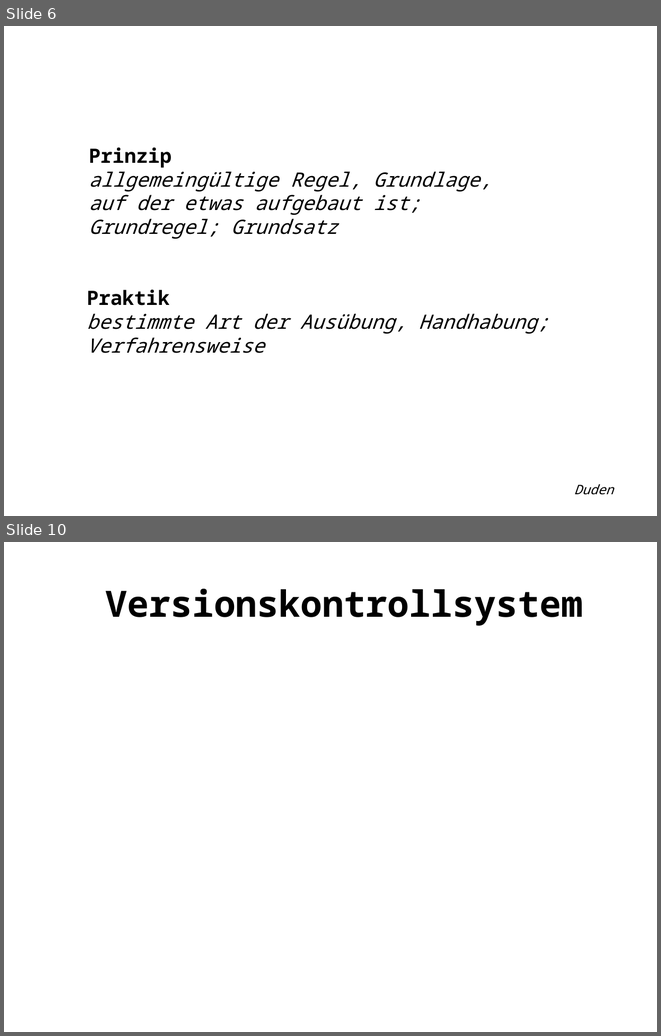
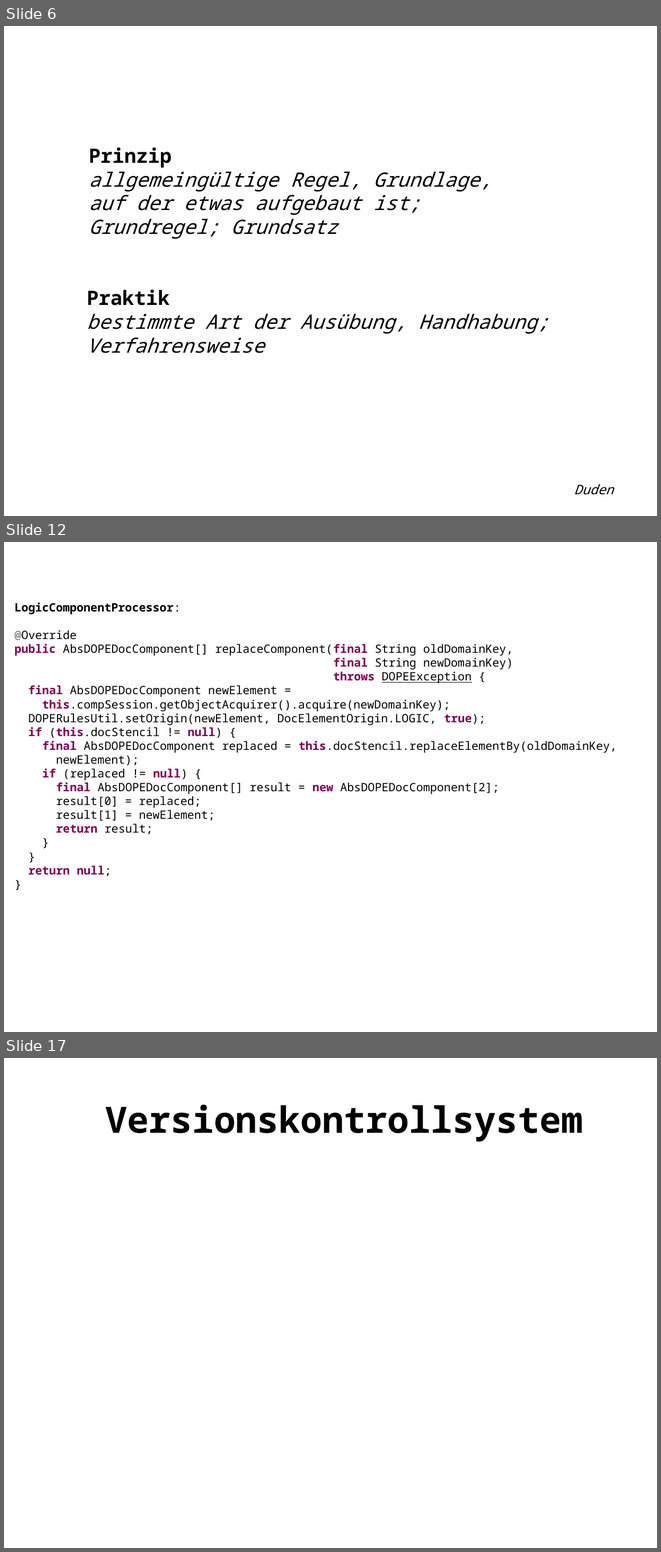
Before and after one commit to Weltraumschaf/Slides, a slide deck: CleanCodeDeveloper/RoterDan1/CCD_Roter_Dan_1.odp. Shown one above the other, each under a label of ours: slides 6 and 10 before the commit, slides 6, 12 and 17 after it; the slides between them are not shown. The pictures are 661x1036 and 661x1552 pixels, drawn with LibreOffice and Linux fonts; fonts in the diff are those of the drawing. Boxes give left, top, right and bottom in pixels: in the first picture for what was removed or moved away, otherwise in the second. Text is boxed around its words. In the diff, an @@ line names an element or a change of style, - is before the commit and + after.

```diff
--- a/CleanCodeDeveloper/RoterDan1/CCD_Roter_Dan_1.odp
+++ b/CleanCodeDeveloper/RoterDan1/CCD_Roter_Dan_1.odp
@@ slide 12 added at bbox=[4, 542, 657, 1032], background #FFFFFF @@
@@ text added at bbox=[15, 602, 617, 876], 14 pt, text #000000 @@
+LogicComponentProcessor:
+@Override
+public AbsDOPEDocComponent[] replaceComponent(final String oldDomainKey,
+final String newDomainKey)
+throws DOPEException {
+final AbsDOPEDocComponent newElement =
+this.compSession.getObjectAcquirer().acquire(newDomainKey);
+DOPERulesUtil.setOrigin(newElement, DocElementOrigin.LOGIC, true);
+if (this.docStencil != null) {
+final AbsDOPEDocComponent replaced = this.docStencil.replaceElementBy(oldDomainKey,
+newElement);
+if (replaced != null) {
+final AbsDOPEDocComponent[] result = new AbsDOPEDocComponent[2];
+result[0] = replaced;
+result[1] = newElement;
+return result;
+}
+}
+return null;
+}
@@ what was slide 10 is now slide 17 @@
```
Also in this commit, not shown: 2 slides changed, 7 other slides added, 1 slide removed, 1 other file.
